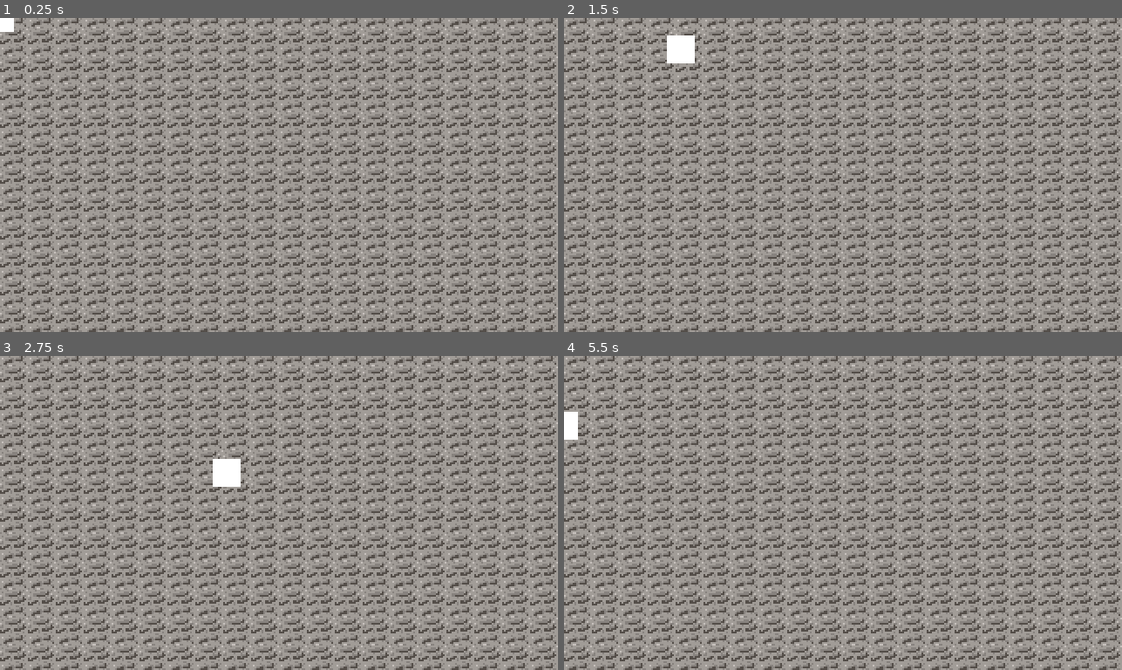
Above: before the commit, frames 1-4 (two rows, left to right).
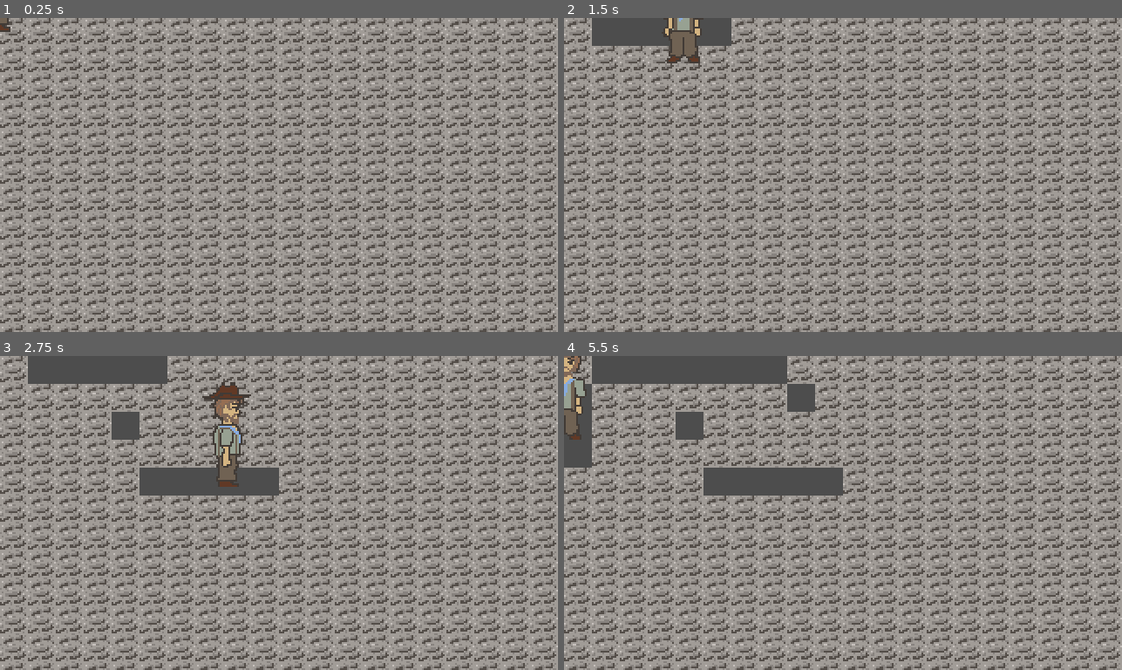
Above: after the commit, the same moments.

Repository: bendy1234/xhacks
Game: Godot game, scene res://scenes/main.tscn
Same seed, same stepped clock (60 frames per second), same inputs: the game is played once before the commit and once after it.
Inputs (mouse positions are in pixels of both pictures, inside the frame that each line leads up to):
- Up to frame 1 (0.25 s): no input
- Up to frame 2 (1.5 s): tap Enter at 0.5 s; move the mouse to (965, 159) at 0.52 s; hold D (right) 0.53-1.28 s; hold X (mine) 0.53-1.28 s; click (965, 159) at 0.67 s; tap Space (spacebar) at 0.8, 1.35 s; move the mouse to (731, 190) at 1.27 s; hold S (down) from 1.28 s (still down); click (731, 190) at 1.42 s
- Up to frame 3 (2.75 s): tap X (mine) at 1.55 s; move the mouse to (334, 443) at 2.02 s; release S (down) at 2.03 s; hold D (right) from 2.03 s (still down); hold X (mine) from 2.03 s (still down); click (334, 443) at 2.17 s; tap Space (spacebar) at 2.3 s
- Up to frame 4 (5.5 s): move the mouse to (815, 575) at 2.77 s; release D (right) at 2.78 s; release X (mine) at 2.78 s; hold W (up) 2.78-3.53 s; tap Space (spacebar) at 2.85, 3.8, 4.35, 5.3 s; click (815, 575) at 2.92 s; tap X (mine) at 3.05, 4.55 s; move the mouse to (1010, 560) at 3.52 s; hold X (mine) 3.53-4.28 s; hold A (left) 3.53-5.03 s; click (1010, 560) at 3.67 s; move the mouse to (675, 465) at 4.27 s; click (675, 465) at 4.42 s; move the mouse to (870, 513) at 5.02 s; hold S (down) from 5.03 s (still down); hold X (mine) from 5.03 s (still down); click (870, 513) at 5.17 s

The runs differ from the first frame. In frame 1, 0.1% of the frame differs, in the area x 0-3%, y 0-5%; in frame 2, 2.2%; in frame 3, 5.2%; in frame 4, 6.5%, in the area x 0-50%, y 0-45%.

Commit message:
use player sprites

Diff:
--- a/code/mine.gd
+++ b/code/mine.gd
@@ -32,11 +32,14 @@
 		for j in range(13):
 			tilemap.set_cell(Vector2i(i - 1, j - 1), 0, Vector2i(0, 0))
 
-func get_break_time(player: Player, pos: Vector2i):
-	# TODO: add picaxe level to player
-	if tilemap.get_cell_source_id(pos) != -1:
-		return 10
-	return -1 # nothing is there
+#func get_break_time(player: Player, pos: Vector2i):
+	## TODO: add picaxe level to player
+	#if tilemap.get_cell_source_id(pos) != -1:
+		#return 10
+	#return -1 # nothing is there
+
+func to_tile_cords(pos):
+	return tilemap.local_to_map(pos)
 
 func break_tile(pos: Vector2i):
 	tilemap.erase_cell(pos)
--- a/code/player.gd
+++ b/code/player.gd
@@ -1,13 +1,17 @@
 class_name Player
 extends CharacterBody2D
 
-#region
+#region consts
 const MOVE_VEL = 1.5 * 60
 #endregion
 
 #region position stuff
 var area = WorldManager.Area.TOWN
 var area_num = 0 # for mine depth & town number
+#endregion
+
+#region vars
+var facing = Facing.RIGHT
 #endregion
 
 func _ready() -> void:
@@ -20,12 +24,39 @@
 	velocity.y = vert_dir * MOVE_VEL
 
 	# TODO: change sprite
-	if horz_dir != 0:
-		pass
-	elif vert_dir != 0:
-		pass
+	if horz_dir > 0:
+		facing = Facing.RIGHT
+		$Sprite2D.texture = preload("res://assets/player_right.png")
+	elif horz_dir < 0:
+		$Sprite2D.texture = preload("res://assets/player_left.png")
+		facing = Facing.LEFT
+	elif vert_dir > 0:
+		facing = Facing.DOWN
+		$Sprite2D.texture = preload("res://assets/player_down.png")
+	elif vert_dir < 0:
+		facing = Facing.UP
+		$Sprite2D.texture = preload("res://assets/player_up.png")
 
 	if area == WorldManager.Area.MINE:
-		if Input.is_mouse_button_pressed(MOUSE_BUTTON_LEFT) || Input.is_action_pressed("spacebar"):
-			pass
+		if Input.is_action_pressed("mine"):
+			var tile_pos = WorldManager.current_lvl.to_tile_cords(position) # holy this is crappy code
+			# move forward by one
+			if facing == Facing.RIGHT:
+				tile_pos += Vector2i(1, 0)
+			if facing == Facing.LEFT:
+				tile_pos += Vector2i(-1, 0)
+			if facing == Facing.UP:
+				tile_pos += Vector2i(0, -1)
+			if facing == Facing.DOWN:
+				tile_pos += Vector2i(0, 1)
+			# TODO: make this call the mining minigame
+			WorldManager.current_lvl.break_tile(tile_pos)
+
 	move_and_slide()
+
+enum Facing {
+	UP,
+	DOWN,
+	LEFT,
+	RIGHT,
+}
--- a/scenes/player.tscn
+++ b/scenes/player.tscn
@@ -1,12 +1,10 @@
 [gd_scene format=3 uid="uid://efnc25ihdivv"]
 
 [ext_resource type="Script" uid="uid://yj7uiaq1drco" path="res://code/player.gd" id="1_3vyb7"]
+[ext_resource type="Texture2D" uid="uid://1wgqkoxuswil" path="res://assets/player_right.png" id="2_g2els"]
 
 [sub_resource type="CircleShape2D" id="CircleShape2D_3vyb7"]
 radius = 8.0
-
-[sub_resource type="QuadMesh" id="QuadMesh_g2els"]
-size = Vector2(16, 16)
 
 [node name="Player" type="CharacterBody2D" unique_id=563819967 groups=["player"]]
 script = ExtResource("1_3vyb7")
@@ -14,5 +12,6 @@
 [node name="CollisionShape2D" type="CollisionShape2D" parent="." unique_id=1502496771]
 shape = SubResource("CircleShape2D_3vyb7")
 
-[node name="MeshInstance2D" type="MeshInstance2D" parent="." unique_id=2085642775]
-mesh = SubResource("QuadMesh_g2els")
+[node name="Sprite2D" type="Sprite2D" parent="." unique_id=1824981938]
+position = Vector2(0, -22)
+texture = ExtResource("2_g2els")
